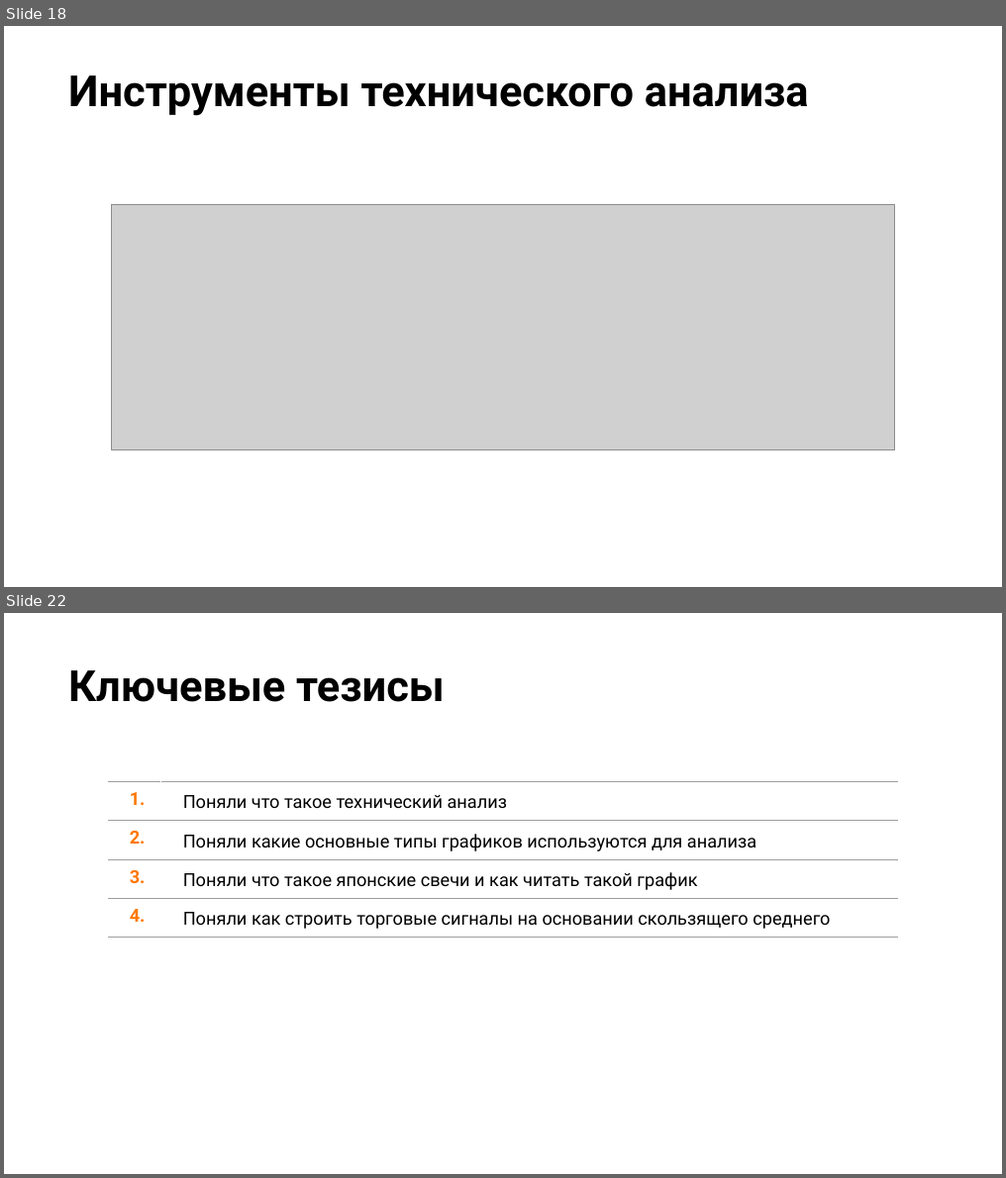
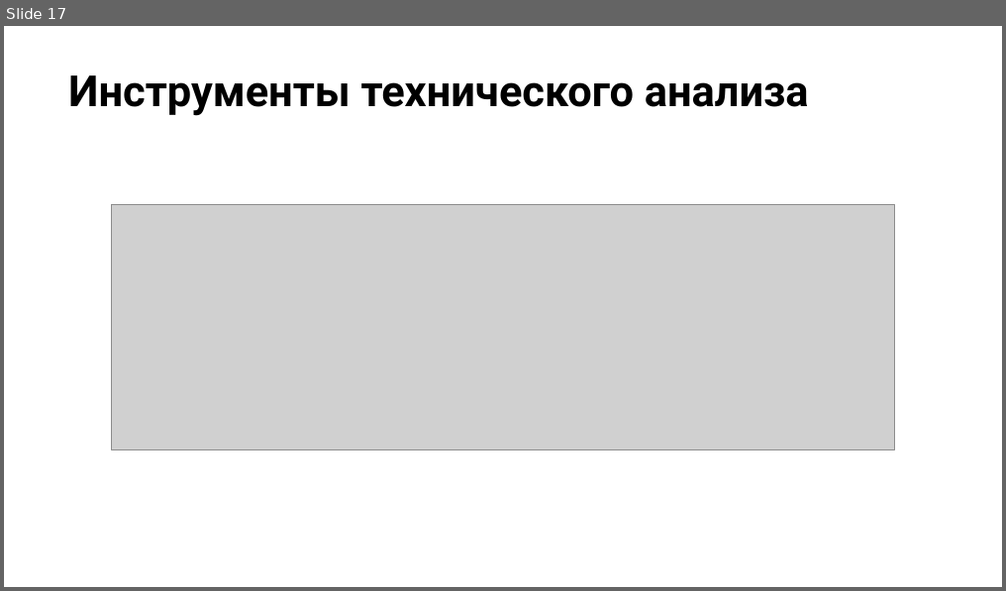
Before and after one commit to stureiko/ML_Trading_youtube, a slide deck: 02 - FinML - TechAnalysis/Tech-main-indexes.pptx. Shown one above the other, each under a label of ours: slides 18 and 22 before the commit, slide 17 after it; the slides between them are not shown. The pictures are 1006x1178 and 1006x591 pixels, drawn with LibreOffice and Linux fonts; fonts in the diff are those of the drawing; grey boxes stand for pictures. Boxes give left, top, right and bottom in pixels: in the first picture for what was removed or moved away, otherwise in the second. Text is boxed around its words. In the diff, an @@ line names an element or a change of style, - is before the commit and + after.

```diff
--- a/02 - FinML - TechAnalysis/Tech-main-indexes.pptx
+++ b/02 - FinML - TechAnalysis/Tech-main-indexes.pptx
@@ slide 22 removed at (4,613,1002,1174), background #FFFFFF @@
@@ title removed at (68,670,445,702) @@
-Ключевые тезисы
@@ table removed at (108,781,898,935), 4 rows, 2 columns @@
-1. | Поняли что такое технический анализ
-2. | Поняли какие основные типы графиков используются для анализа
-3. | Поняли что такое японские свечи и как читать такой график
-4. | Поняли как строить торговые сигналы на основании скользящего среднего
@@ what was slide 18 is now slide 17 @@
```
Also in this commit, not shown: 4 slides changed, 1 slide added, 4 other slides removed, 2 other files.
